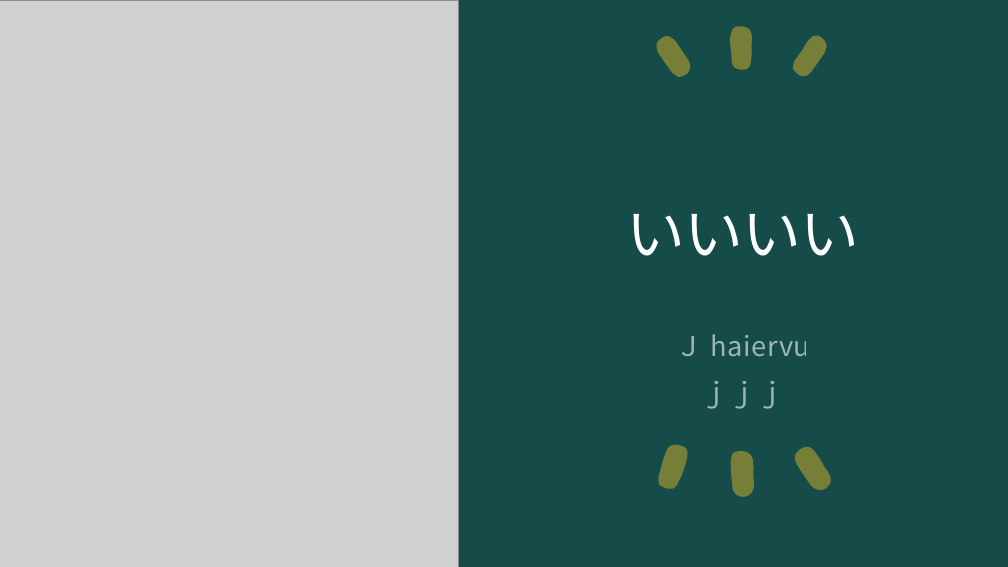
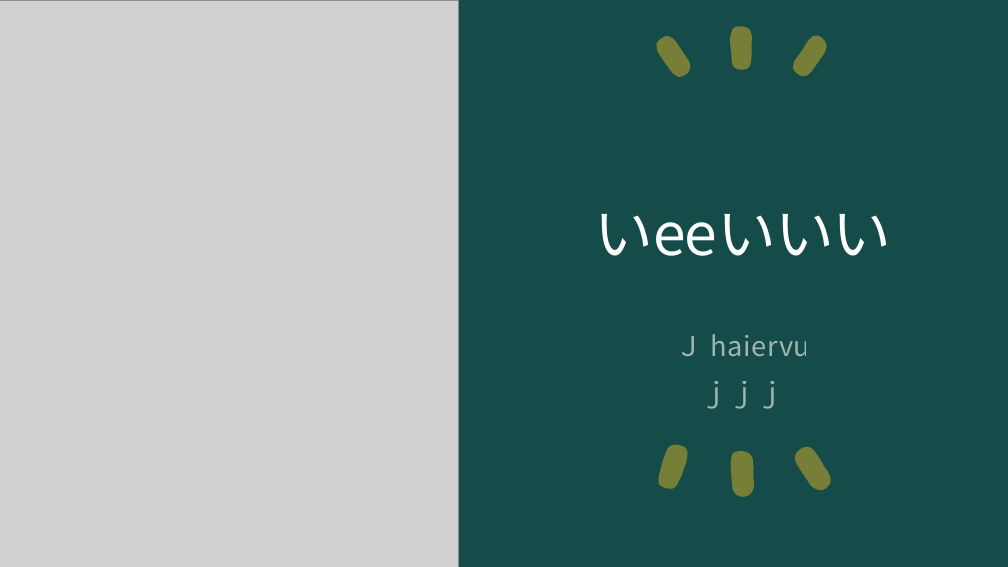
Before and after one commit to ogawa3427/utils, a slide deck: slide 1 of 2024answer/answer.pptx. Drawn at 1008x567 pixels with LibreOffice and Linux fonts; fonts in the diff are those of the drawing; grey boxes stand for pictures. Boxes give left, top, right and bottom in pixels: in the first picture for what was removed or moved away, otherwise in the second. Text is boxed around its words. In the diff, an @@ line names an element or a change of style, - is before the commit and + after.

Commit message:
ee

```diff
--- a/2024answer/answer.pptx
+++ b/2024answer/answer.pptx
@@ title at (594, 214, 891, 256): text changed @@
-いいいい
+いeeいいい
```
